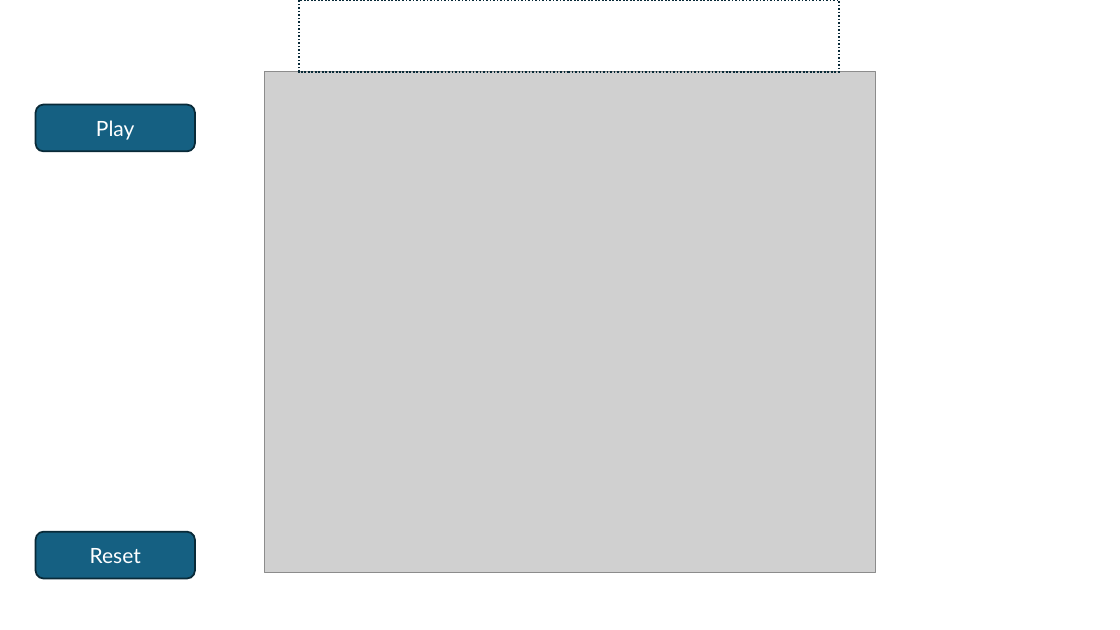
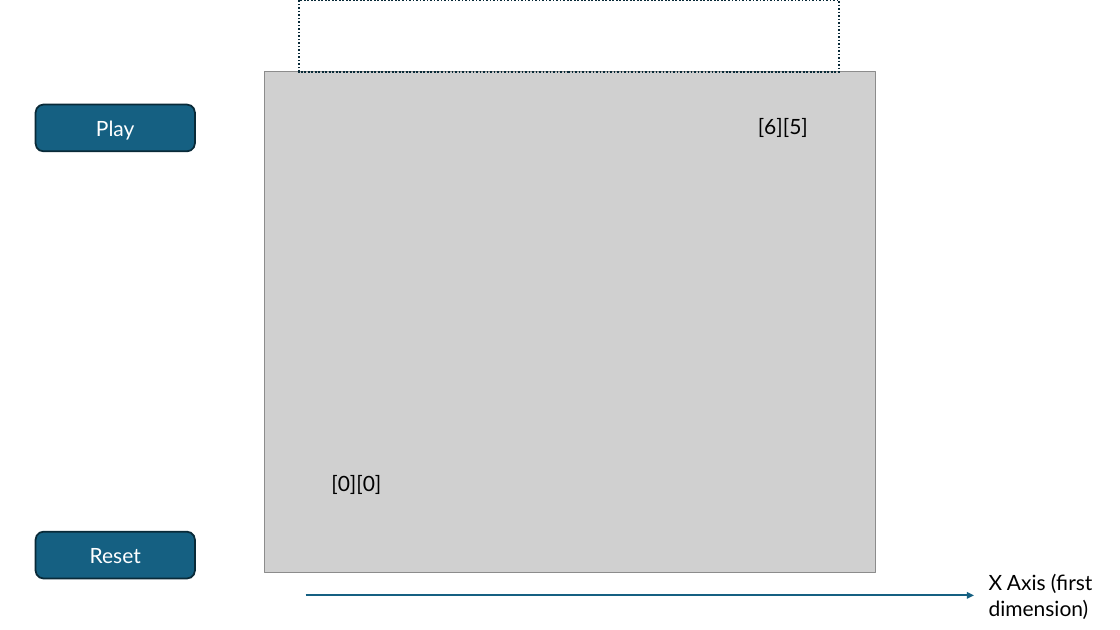
Before and after one commit to sigros02/Project1, a slide deck: slide 2 of assets/reference/wireframe.pptx. Drawn at 1120x630 pixels with LibreOffice and Linux fonts; fonts in the diff are those of the drawing; grey boxes stand for pictures. Boxes give left, top, right and bottom in pixels: in the first picture for what was removed or moved away, otherwise in the second. Text is boxed around its words. In the diff, an @@ line names an element or a change of style, - is before the commit and + after.

```diff
--- a/assets/reference/wireframe.pptx
+++ b/assets/reference/wireframe.pptx
@@ text added at (758, 118, 808, 137), 18 pt, text #000000 @@
+[6][5]
@@ text added at (331, 475, 381, 494), 18 pt, text #000000 @@
+[0][0]
@@ arrow added from (306, 596) to (974, 596), #156082 1.5 pt @@
@@ text added at (989, 574, 1092, 619), 18 pt, text #000000 @@
+X Axis (first dimension)
```
Also in this commit, not shown: 8 other files.
